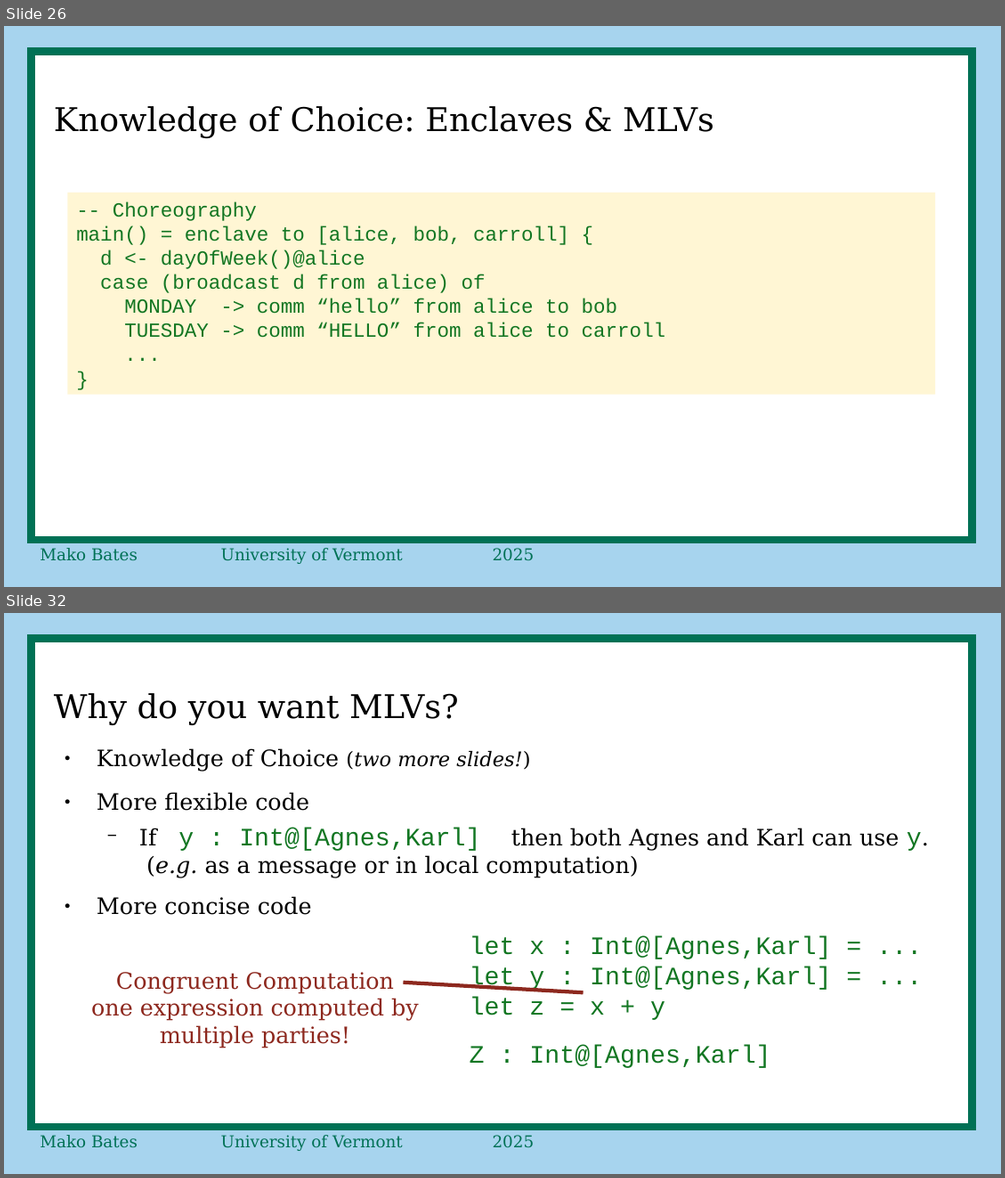
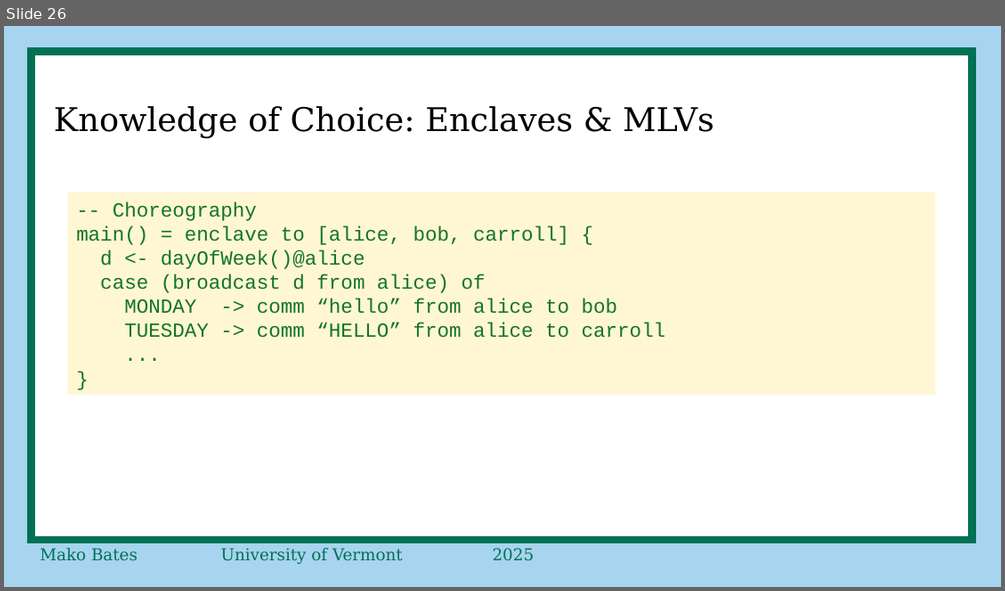
Before and after one commit to ShapeOfMatter/thesis_CP_UVM, a slide deck: proposal defense.odp. Shown one above the other, each under a label of ours: slides 26 and 32 before the commit, slide 26 after it; the slides between them are not shown. The pictures are 1005x1178 and 1005x591 pixels, drawn with LibreOffice and Linux fonts; fonts in the diff are those of the drawing. Boxes give left, top, right and bottom in pixels: in the first picture for what was removed or moved away, otherwise in the second. Text is boxed around its words. In the diff, an @@ line names an element or a change of style, - is before the commit and + after.

```diff
--- a/proposal defense.odp
+++ b/proposal defense.odp
@@ slide 32 removed at bbox=[4, 613, 1001, 1174], background #A7D4EE; not listed: 2 template elements that a slide beside it also shows @@
@@ title removed at bbox=[54, 693, 459, 725] @@
-Why do you want MLVs?
@@ text removed at bbox=[97, 748, 922, 915] @@
-● Knowledge of Choice (two more slides!)
-● More flexible code
-  − If y : Int@[Agnes,Karl] then both Agnes and Karl can use y.
-    (e.g. as a message or in local computation)
-● More concise code
@@ text removed at bbox=[469, 936, 831, 1068] @@
-let x : Int@[Agnes,Karl] = ...
-let y : Int@[Agnes,Karl] = ...
-let z = x + y
-Z : Int@[Agnes,Karl]
@@ text removed at bbox=[91, 972, 419, 1048] @@
-Congruent Computation
-one expression computed by multiple parties!
@@ line removed from (403, 982) to (582, 992) @@
```
Also in this commit, not shown: 1 slide changed, 22 slides added, 27 other slides removed.
